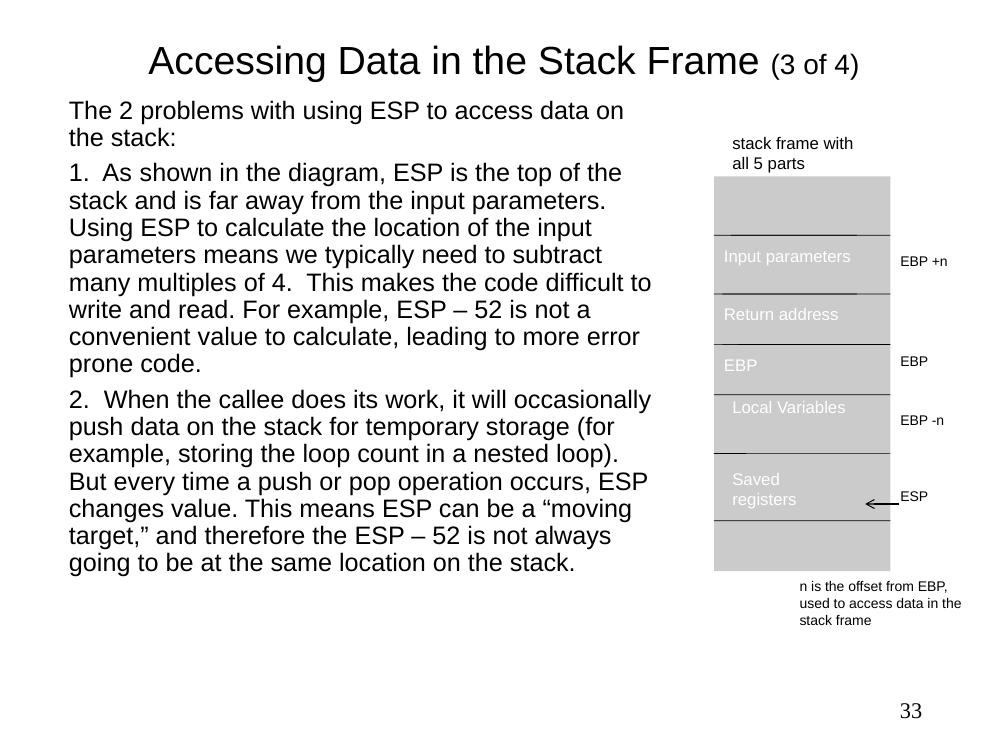
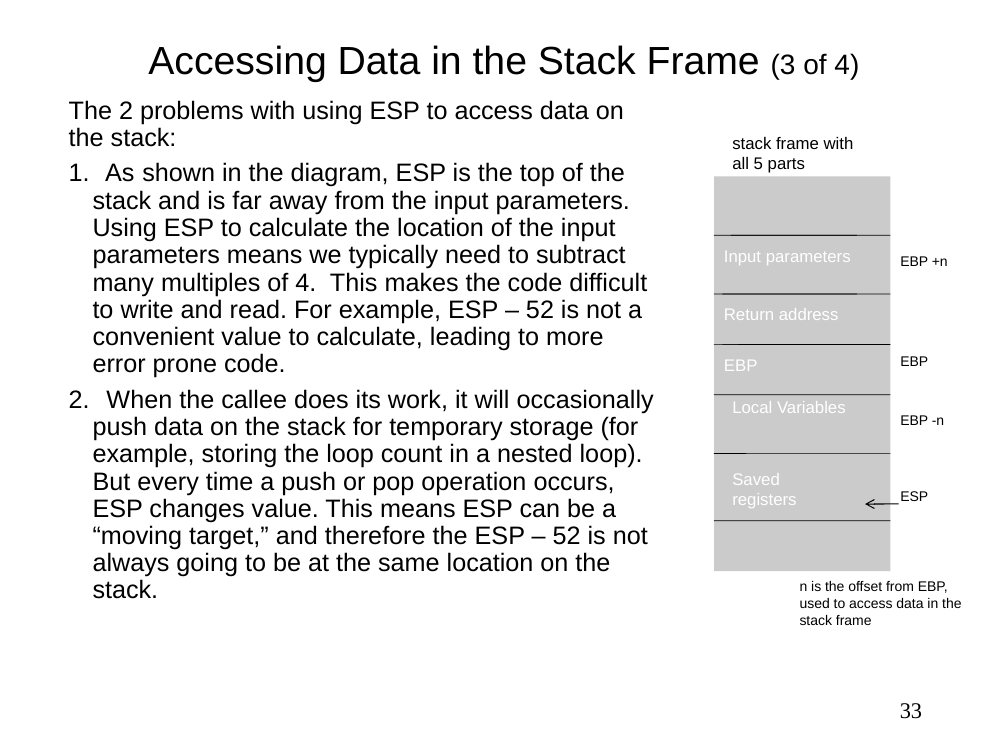
Before and after one commit to Wangstaboi/De-Anza-Files, a slide deck: slide 33 of CIS21JA/module_7/module7.pptx. Drawn at 1008x756 pixels with LibreOffice and Linux fonts; fonts in the diff are those of the drawing. Boxes give left, top, right and bottom in pixels: in the first picture for what was removed or moved away, otherwise in the second. Text is boxed around its words. In the diff, an @@ line names an element or a change of style, - is before the commit and + after.

```diff
--- a/CIS21JA/module_7/module7.pptx
+++ b/CIS21JA/module_7/module7.pptx
@@ text "The 2 problems with using ..." at [69,100,654,599]: indent changed @@
@@ arrow removed from (899, 504) to (865, 504) @@
@@ freeform shape added at [865,504,898,504], fill #CBCBCB, outline #000000 0.75 pt @@
```
Also in this commit, not shown: 56 other slides changed, 1 other file.
